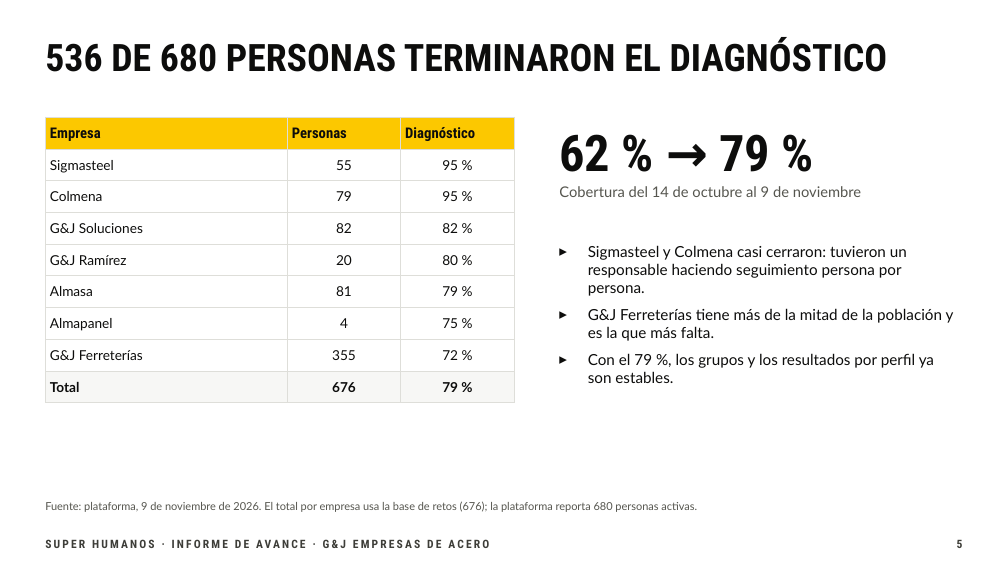
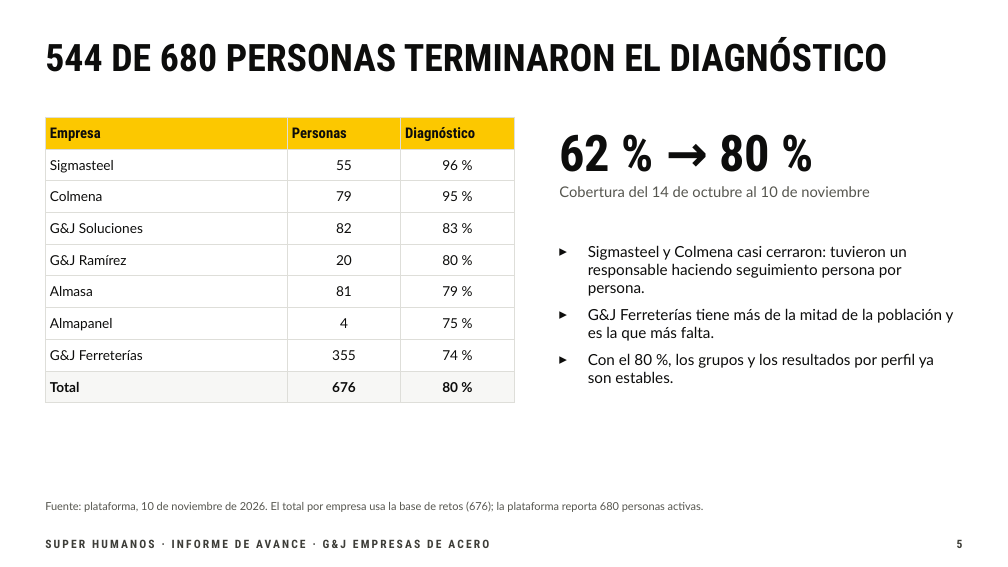
Before and after one commit to essika-u371/Super-Humanos, a slide deck: slide 5 of informes/Super Humanos · Informe de avance · G&J · 10 nov 2026.pptx. Drawn at 1008x567 pixels with LibreOffice and Linux fonts; fonts in the diff are those of the drawing. Boxes give left, top, right and bottom in pixels: in the first picture for what was removed or moved away, otherwise in the second. Text is boxed around its words. In the diff, an @@ line names an element or a change of style, - is before the commit and + after.

```diff
--- a/informes/Super Humanos · Informe de avance · G&J · 10 nov 2026.pptx
+++ b/informes/Super Humanos · Informe de avance · G&J · 10 nov 2026.pptx
@@ title at <box>45,37,888,72</box>: text changed @@
-536 DE 680 PERSONAS TERMINARON EL DIAGNÓSTICO
+544 DE 680 PERSONAS TERMINARON EL DIAGNÓSTICO
@@ table at <box>45,117,514,396</box> @@
-row 2, column 3: 95 %
+row 2, column 3: 96 %
-row 4, column 3: 82 %
+row 4, column 3: 83 %
-row 8, column 3: 72 %
+row 8, column 3: 74 %
-row 9, column 3: 79 %
+row 9, column 3: 80 %
@@ text at <box>559,134,770,172</box>: text changed @@
-62 % → 79 %
+62 % → 80 %
@@ text at <box>559,186,869,197</box>: text changed @@
-Cobertura del 14 de octubre al 9 de noviembre
+Cobertura del 14 de octubre al 10 de noviembre
@@ text at <box>588,353,934,383</box>: text changed @@
-▸ Con el 79 %, los grupos y los resultados por perfil ya son estables.
+▸ Con el 80 %, los grupos y los resultados por perfil ya son estables.
@@ text at <box>45,501,704,512</box>: text changed @@
-Fuente: plataforma, 9 de noviembre de 2026. El total por empresa usa la base de retos (676); la plataforma reporta 680 personas activas.
+Fuente: plataforma, 10 de noviembre de 2026. El total por empresa usa la base de retos (676); la plataforma reporta 680 personas activas.
```
Also in this commit, not shown: 6 other slides changed, 1 slide added, 1 other file.
